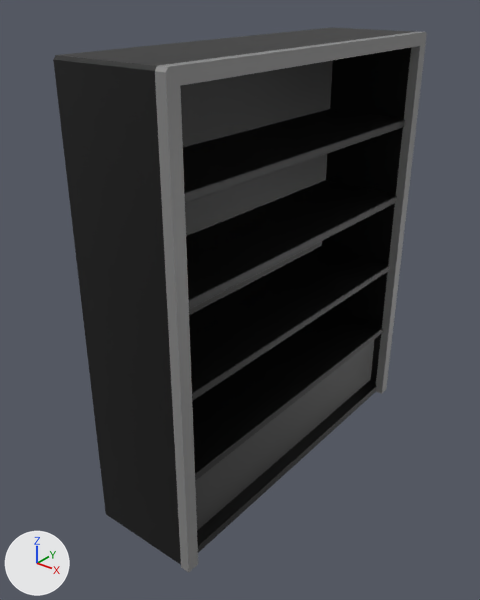
The Blender file Resources/ArtSharing/JuliaArt/Decorations/Bookshelves/Standard Bookshelf.blend as it was, and as the next commit left it.
Before and after are seen from a camera (50 mm lens) standing at (5.1, -3.76, 5.87) and looking at (0.52, 1.96, 2.32). The axes (+X, +Y, +Z) are drawn at lower left. The lights are the same throughout. The older version comes first.

The scene before the commit, as lines of its bpy script (objects in view):
```python
me_cube = bpy.data.meshes.new('Cube')
me_cube.from_pydata(...)  # 28 vertices, 24 faces; spans x 1.25..1.37, y 0.0..4.59, z 0.0..5.26
me_cube.materials.append(mat_front_001)
me_cube_003 = bpy.data.meshes.new('Cube.003')
me_cube_003.from_pydata(...)  # 84 vertices, 76 faces; spans x 0.0..1.27, y 0.0..4.59, z 0.0..5.26
me_cube_003.materials.append(mat_bookshelf_001)
me_plane = bpy.data.meshes.new('Plane')
me_plane.from_pydata([(1.12, 0.07, 1.06), (1.12, 0.07, 0.11), (1.12, 4.53, 1.06), (1.12, 4.53, 0.11)], [], [(0, 1, 3, 2)])
me_plane.materials.append(mat_plank)
ob_bookshelf = bpy.data.objects.new('Bookshelf', me_cube_003)
ob_bookshelf.location = (0.0, 0.0, 0.0)
ob_front = bpy.data.objects.new('Front', me_cube)
ob_front.location = (0.0, 0.0, 0.0)
ob_plank = bpy.data.objects.new('Plank', me_plane)
ob_plank.location = (0.0, 0.0, 0.0)
```
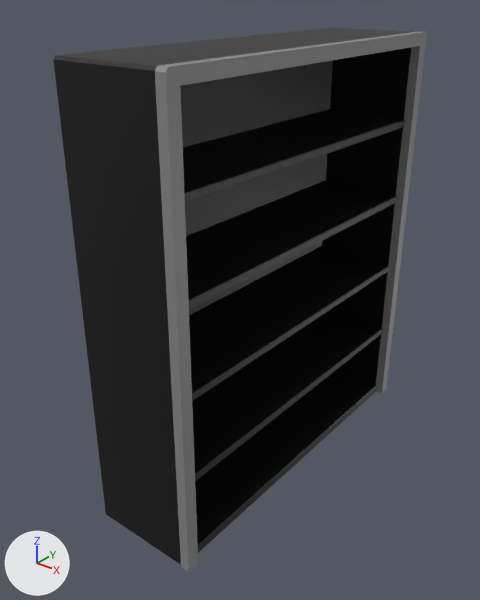
Pixel boxes (x1, y1, x2, y2) of what changed, in the pictures (480 x 600 px):
'Plank', hidden
    before: (195, 339, 375, 530)

What changed in the scene script:
```text
Change ob_plank:
    add ob_plank.hide_set(True)
```
